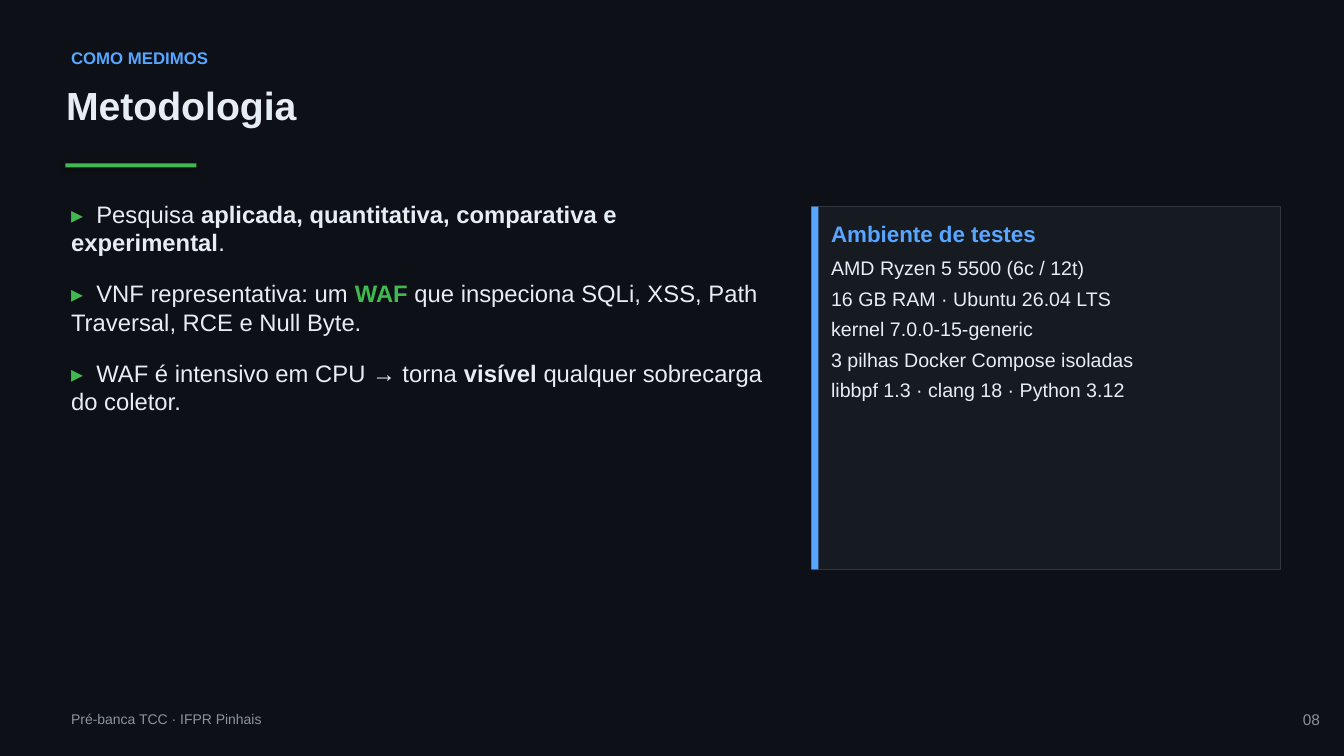
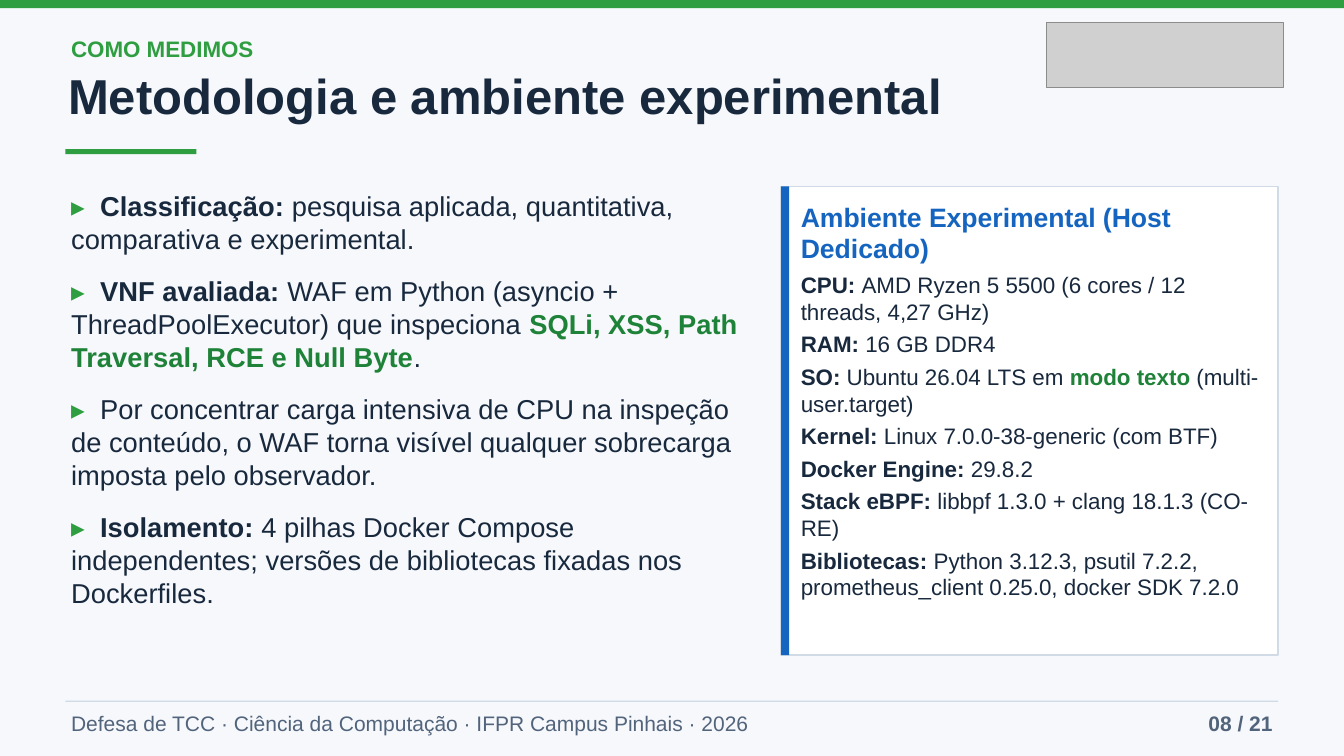
Before and after one commit to joaopedroplinta/vnf-monitoring-benchmark, a slide deck: slide 8 of docs/apresentacao/apresentacao_tcc.pptx. Drawn at 1344x756 pixels with LibreOffice and Linux fonts; fonts in the diff are those of the drawing; grey boxes stand for pictures. Boxes give left, top, right and bottom in pixels: in the first picture for what was removed or moved away, otherwise in the second. Text is boxed around its words. In the diff, an @@ line names an element or a change of style, - is before the commit and + after.

```diff
--- a/docs/apresentacao/apresentacao_tcc.pptx
+++ b/docs/apresentacao/apresentacao_tcc.pptx
@@ background #0D1117 to #F6F8FB @@
@@ rectangle added at bbox=[0, 0, 1344, 8], fill #2F9E41 @@
@@ picture added at bbox=[1047, 22, 1284, 88] @@
@@ text "COMO MEDIMOS": place and size @@
-text "COMO MEDIMOS" at bbox=[71, 52, 208, 64]
+text "COMO MEDIMOS" at bbox=[71, 41, 254, 58]
@@ text "COMO MEDIMOS" at bbox=[71, 41, 254, 58]: size 12 to 16 pt, text colour #58A6FF to #2F9E41 @@
@@ text at bbox=[68, 78, 942, 124]: text changed; size 28 to 35 pt; text colour #E6EDF3 to #18283D @@
-Metodologia
+Metodologia e ambiente experimental
@@ rectangle: place and size @@
-rectangle at bbox=[66, 163, 197, 167]
+rectangle at bbox=[66, 149, 197, 154]
@@ rectangle at bbox=[66, 149, 197, 154]: fill #3FB950 to #2F9E41; shadow off @@
@@ text at bbox=[71, 196, 737, 604]: text changed; size 17 to 19.5 pt; text colour #E6EDF3 to #18283D @@
-▸ Pesquisa aplicada, quantitativa, comparativa e experimental.
-▸ VNF representativa: um WAF que inspeciona SQLi, XSS, Path Traversal, RCE e Null Byte.
-▸ WAF é intensivo em CPU → torna visível qualquer sobrecarga do coletor.
+▸ Classificação: pesquisa aplicada, quantitativa, comparativa e experimental.
+▸ VNF avaliada: WAF em Python (asyncio + ThreadPoolExecutor) que inspeciona SQLi, XSS, Path Traversal, RCE e Null Byte.
+▸ Por concentrar carga intensiva de CPU na inspeção de conteúdo, o WAF torna visível qualquer sobrecarga imposta pelo observador.
+▸ Isolamento: 4 pilhas Docker Compose independentes; versões de bibliotecas fixadas nos Dockerfiles.
@@ rectangle "Ambiente Experimental (Host Dedicado)": place and size @@
-rectangle "Ambiente Experimental (Host Dedicado)" at bbox=[812, 207, 1280, 570]
+rectangle "Ambiente Experimental (Host Dedicado)" at bbox=[781, 187, 1278, 655]
@@ rectangle "Ambiente Experimental (Host Dedicado)" at bbox=[781, 187, 1278, 655]: fill #161B22 to #FFFFFF; outline #30363D 0.75 pt to #D0DBE5 1 pt @@
@@ rectangle: place and size @@
-rectangle at bbox=[812, 207, 819, 570]
+rectangle at bbox=[781, 187, 789, 655]
@@ rectangle at bbox=[781, 187, 789, 655]: fill #58A6FF to #1565C0 @@
@@ text in rectangle at bbox=[801, 207, 1258, 600]: text changed; size 14 to 16 pt; text colour #E6EDF3 to #18283D @@
-Ambiente de testes
-AMD Ryzen 5 5500 (6c / 12t)
-16 GB RAM · Ubuntu 26.04 LTS
-kernel 7.0.0-15-generic
-3 pilhas Docker Compose isoladas
-libbpf 1.3 · clang 18 · Python 3.12
+Ambiente Experimental (Host Dedicado)
+CPU: AMD Ryzen 5 5500 (6 cores / 12 threads, 4,27 GHz)
+RAM: 16 GB DDR4
+SO: Ubuntu 26.04 LTS em modo texto (multi-user.target)
+Kernel: Linux 7.0.0-38-generic (com BTF)
+Docker Engine: 29.8.2
+Stack eBPF: libbpf 1.3.0 + clang 18.1.3 (CO-RE)
+Bibliotecas: Python 3.12.3, psutil 7.2.2, prometheus_client 0.25.0, docker SDK 7.2.0
@@ rectangle added at bbox=[66, 701, 1278, 702], fill #D0DBE5 @@
@@ text at bbox=[71, 715, 748, 735]: text changed; size 10 to 15 pt; text colour #8B949E to #52647C @@
-Pré-banca TCC · IFPR Pinhais
+Defesa de TCC · Ciência da Computação · IFPR Campus Pinhais · 2026
@@ text at bbox=[1208, 716, 1272, 731]: text changed; size 11 to 15 pt; text colour #8B949E to #52647C; bold on @@
-08
+08 / 21
```
Also in this commit, not shown: 5 other slides changed, 15 slides added, 13 slides removed, 6 other files.
